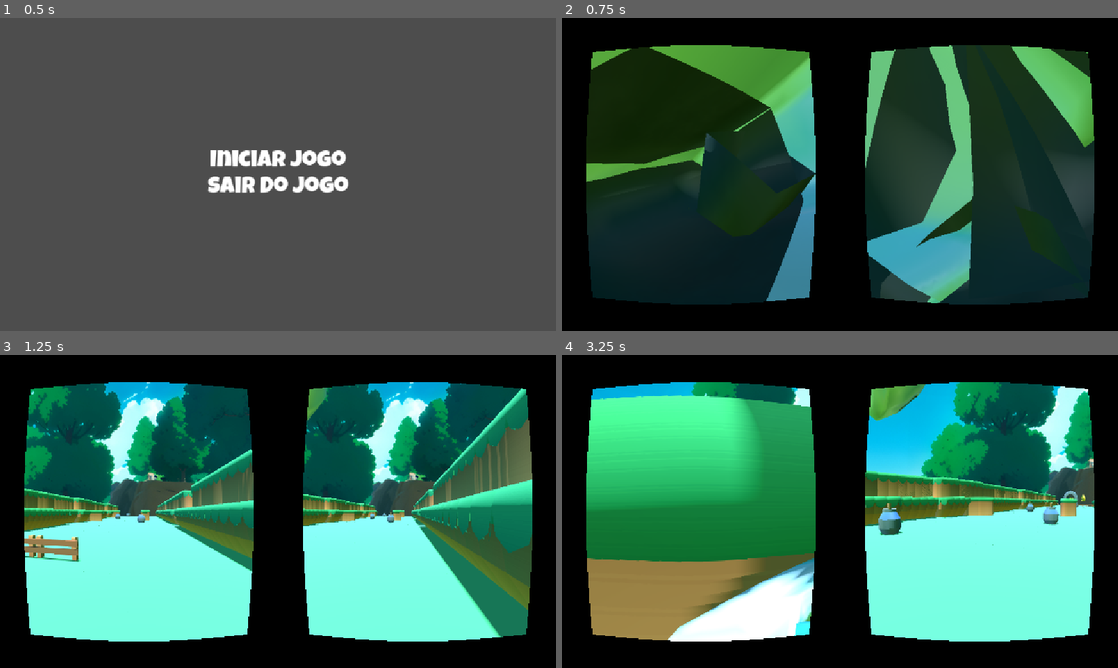
Above: before the commit, frames 1-4 (two rows, left to right).
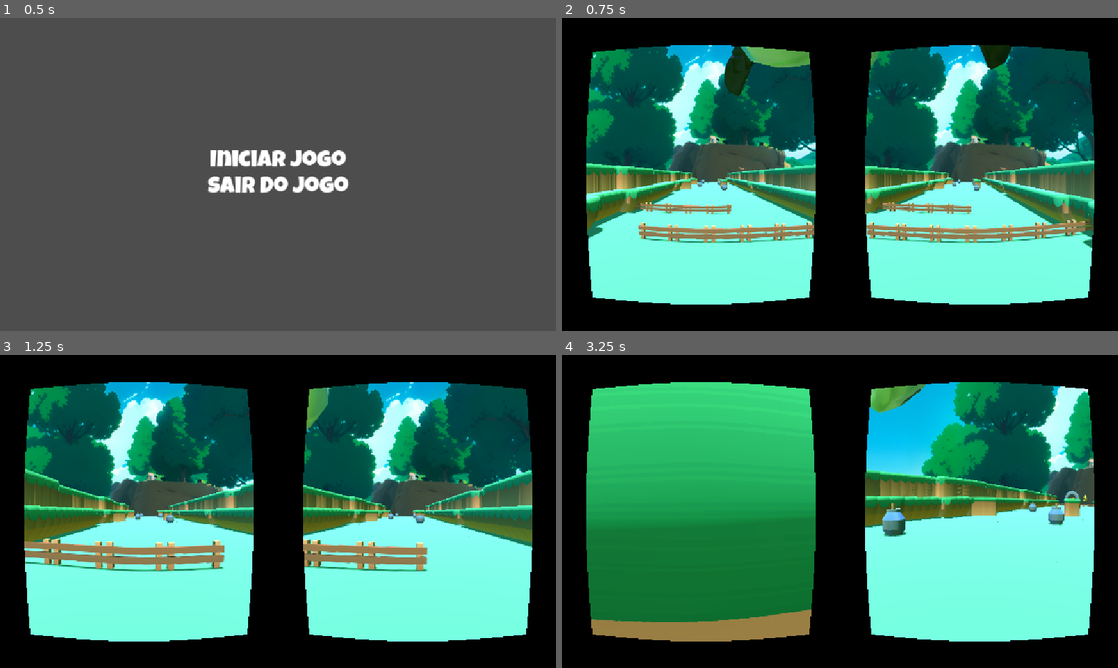
Above: after the commit, the same moments.

Repository: Atgammerkz2/runmfrun
Game: Godot game, scene res://prefab/mainMenu.tscn
Same seed, same stepped clock (60 frames per second), same inputs: the game is played once before the commit and once after it.
Inputs (mouse positions are in pixels of both pictures, inside the frame that each line leads up to):
- Up to frame 1 (0.5 s): no input
- Up to frame 2 (0.75 s): click "Iniciar Jogo" at 0.5 s
- Up to frame 3 (1.25 s): no input
- Up to frame 4 (3.25 s): move the mouse to (962, 495) at 1.27 s; hold D (move_right) 1.28-2.03 s; tap Space (jump) at 1.35, 1.52, 1.82, 2.27, 2.3, 2.57, 3.05 s; click (962, 495) at 1.42 s; move the mouse to (812, 511) at 2.02 s; hold W (move_forward) from 2.03 s (still down); tap K (camera_down) at 2.1 s; move the mouse to (851, 505) at 2.77 s; tap J (camera_left) at 2.85 s

Frame 1 is identical in both runs. In frame 2, 64% of the frame differs, in the area x 4-96%, y 8-92%; in frame 3, 20%; in frame 4, 24%.

Commit message:
Gestos funcionando no Android

Diff:
--- a/models/terrain_blocks/terrain_0.tscn
+++ b/models/terrain_blocks/terrain_0.tscn
@@ -6,6 +6,9 @@
 
 [sub_resource type="PlaneMesh" id="PlaneMesh_20r6s"]
 size = Vector2(10, 12)
+
+[sub_resource type="BoxShape3D" id="BoxShape3D_dn816"]
+size = Vector3(1, 1, 1.04395)
 
 [node name="terrain_0" type="MeshInstance3D"]
 mesh = SubResource("PlaneMesh_20r6s")
@@ -34,3 +37,17 @@
 
 [node name="coin5" parent="." instance=ExtResource("2_r07xj")]
 transform = Transform3D(1, 0, 0, 0, 1, 0, 0, 0, 1, 2.48783, 2.8079, -5.49398)
+
+[node name="Lateral1" type="StaticBody3D" parent="."]
+transform = Transform3D(1, 0, 0, 0, 1, 0, 0, 0, 1, -0.149308, 0, 0)
+
+[node name="CollisionShape3D" type="CollisionShape3D" parent="Lateral1"]
+transform = Transform3D(0.5, 0, 0, 0, 5, 0, 0, 0, 20, 4.11077, 3.55561, 3.33209)
+shape = SubResource("BoxShape3D_dn816")
+
+[node name="Lateral2" type="StaticBody3D" parent="."]
+transform = Transform3D(1, 0, 0, 0, 1, 0, 0, 0, 1, -8.09027, 0, 0)
+
+[node name="CollisionShape3D" type="CollisionShape3D" parent="Lateral2"]
+transform = Transform3D(0.5, 0, 0, 0, 5, 0, 0, 0, 20, 4.11077, 3.55561, 3.33209)
+shape = SubResource("BoxShape3D_dn816")
--- a/models/terrain_blocks/terrain_1.tscn
+++ b/models/terrain_blocks/terrain_1.tscn
@@ -1,10 +1,13 @@
-[gd_scene load_steps=4 format=3 uid="uid://b245kralgy0k8"]
+[gd_scene load_steps=5 format=3 uid="uid://b245kralgy0k8"]
 
 [ext_resource type="MeshLibrary" uid="uid://cqiuj7ymqwls8" path="res://mesh_library.tres" id="1_s7ucb"]
 [ext_resource type="PackedScene" uid="uid://btmik8ognggaj" path="res://prefab/coin.tscn" id="2_wqu8h"]
 
 [sub_resource type="PlaneMesh" id="PlaneMesh_20r6s"]
 size = Vector2(10, 12)
+
+[sub_resource type="BoxShape3D" id="BoxShape3D_oy0qq"]
+size = Vector3(1, 1, 1.04395)
 
 [node name="terrain_0" type="MeshInstance3D"]
 mesh = SubResource("PlaneMesh_20r6s")
@@ -35,3 +38,17 @@
 
 [node name="coin6" parent="." instance=ExtResource("2_wqu8h")]
 transform = Transform3D(1, 0, 0, 0, 1, 0, 0, 0, 1, 2.39589, 2.704, 3.13024)
+
+[node name="Lateral1" type="StaticBody3D" parent="."]
+transform = Transform3D(1, 0, 0, 0, 1, 0, 0, 0, 1, -0.149308, 0, 0)
+
+[node name="CollisionShape3D" type="CollisionShape3D" parent="Lateral1"]
+transform = Transform3D(0.5, 0, 0, 0, 5, 0, 0, 0, 15, 4.11077, 3.55561, 0.0589857)
+shape = SubResource("BoxShape3D_oy0qq")
+
+[node name="Lateral2" type="StaticBody3D" parent="."]
+transform = Transform3D(1, 0, 0, 0, 1, 0, 0, 0, 1, -8.09027, 0, 0)
+
+[node name="CollisionShape3D" type="CollisionShape3D" parent="Lateral2"]
+transform = Transform3D(0.5, 0, 0, 0, 5, 0, 0, 0, 15, 4.11077, 3.55561, 0.0528736)
+shape = SubResource("BoxShape3D_oy0qq")
--- a/models/terrain_blocks/terrain_2.tscn
+++ b/models/terrain_blocks/terrain_2.tscn
@@ -1,10 +1,13 @@
-[gd_scene load_steps=4 format=3 uid="uid://cvb328e726u34"]
+[gd_scene load_steps=5 format=3 uid="uid://cvb328e726u34"]
 
 [ext_resource type="MeshLibrary" uid="uid://cqiuj7ymqwls8" path="res://mesh_library.tres" id="1_28dmk"]
 [ext_resource type="PackedScene" uid="uid://bd3d0rgn2yult" path="res://models/assets/itens/bomb.tscn" id="2_pv7v4"]
 
 [sub_resource type="PlaneMesh" id="PlaneMesh_20r6s"]
 size = Vector2(10, 12)
+
+[sub_resource type="BoxShape3D" id="BoxShape3D_0tkcu"]
+size = Vector3(1, 1, 1.04395)
 
 [node name="terrain_0" type="MeshInstance3D"]
 mesh = SubResource("PlaneMesh_20r6s")
@@ -23,3 +26,17 @@
 
 [node name="bomb6" parent="." instance=ExtResource("2_pv7v4")]
 transform = Transform3D(2, 0, 0, 0, 2, 0, 0, 0, 2, -1.79324, 1.40826, -1.21207)
+
+[node name="Lateral1" type="StaticBody3D" parent="."]
+transform = Transform3D(1, 0, 0, 0, 1, 0, 0, 0, 1, -0.149308, 0, 0)
+
+[node name="CollisionShape3D" type="CollisionShape3D" parent="Lateral1"]
+transform = Transform3D(0.5, 0, 0, 0, 5, 0, 0, 0, 15, 4.11077, 3.55561, 0.0589857)
+shape = SubResource("BoxShape3D_0tkcu")
+
+[node name="Lateral2" type="StaticBody3D" parent="."]
+transform = Transform3D(1, 0, 0, 0, 1, 0, 0, 0, 1, -8.09027, 0, 0)
+
+[node name="CollisionShape3D" type="CollisionShape3D" parent="Lateral2"]
+transform = Transform3D(0.5, 0, 0, 0, 5, 0, 0, 0, 15, 4.11077, 3.55561, 0.0528736)
+shape = SubResource("BoxShape3D_0tkcu")
--- a/models/terrain_blocks/terrain_3.tscn
+++ b/models/terrain_blocks/terrain_3.tscn
@@ -6,6 +6,9 @@
 
 [sub_resource type="PlaneMesh" id="PlaneMesh_20r6s"]
 size = Vector2(10, 12)
+
+[sub_resource type="BoxShape3D" id="BoxShape3D_5ii08"]
+size = Vector3(1, 1, 1.04395)
 
 [node name="terrain_0" type="MeshInstance3D"]
 mesh = SubResource("PlaneMesh_20r6s")
@@ -30,3 +33,17 @@
 
 [node name="door-large-open2" parent="." instance=ExtResource("3_2c6op")]
 transform = Transform3D(2.5, 0, 0, 0, 2.5, 0, 0, 0, 2.5, 0, 1.5, 4.7)
+
+[node name="Lateral1" type="StaticBody3D" parent="."]
+transform = Transform3D(1, 0, 0, 0, 1, 0, 0, 0, 1, -0.149308, 0, 0)
+
+[node name="CollisionShape3D" type="CollisionShape3D" parent="Lateral1"]
+transform = Transform3D(0.5, 0, 0, 0, 5, 0, 0, 0, 15, 4.11077, 3.55561, 0.0589857)
+shape = SubResource("BoxShape3D_5ii08")
+
+[node name="Lateral2" type="StaticBody3D" parent="."]
+transform = Transform3D(1, 0, 0, 0, 1, 0, 0, 0, 1, -8.09027, 0, 0)
+
+[node name="CollisionShape3D" type="CollisionShape3D" parent="Lateral2"]
+transform = Transform3D(0.5, 0, 0, 0, 5, 0, 0, 0, 15, 4.11077, 3.55561, 0.0528736)
+shape = SubResource("BoxShape3D_5ii08")
--- a/models/terrain_blocks/terrain_4.tscn
+++ b/models/terrain_blocks/terrain_4.tscn
@@ -1,9 +1,12 @@
-[gd_scene load_steps=3 format=3 uid="uid://dpdetbjc5g56s"]
+[gd_scene load_steps=4 format=3 uid="uid://dpdetbjc5g56s"]
 
 [ext_resource type="MeshLibrary" uid="uid://cqiuj7ymqwls8" path="res://mesh_library.tres" id="1_kr0fj"]
 
 [sub_resource type="PlaneMesh" id="PlaneMesh_20r6s"]
 size = Vector2(10, 12)
+
+[sub_resource type="BoxShape3D" id="BoxShape3D_5jhra"]
+size = Vector3(1, 1, 1.04395)
 
 [node name="terrain_0" type="MeshInstance3D"]
 mesh = SubResource("PlaneMesh_20r6s")
@@ -16,3 +19,17 @@
 "cells": PackedInt32Array(0, 9, 0, 1, 9, 0, 2, 9, 0, 3, 9, 0, 4, 9, 0, 0, 8, 0, 1, 8, 0, 2, 8, 0, 3, 8, 0, 3, 7, 0, 4,  …(6164 unchanged characters)…
 }
 metadata/_editor_floor_ = Vector3(0, 2, 0)
+
+[node name="Lateral1" type="StaticBody3D" parent="."]
+transform = Transform3D(1, 0, 0, 0, 1, 0, 0, 0, 1, -0.149308, 0, 0)
+
+[node name="CollisionShape3D" type="CollisionShape3D" parent="Lateral1"]
+transform = Transform3D(0.5, 0, 0, 0, 5, 0, 0, 0, 15, 4.11077, 3.55561, 0.0589857)
+shape = SubResource("BoxShape3D_5jhra")
+
+[node name="Lateral2" type="StaticBody3D" parent="."]
+transform = Transform3D(1, 0, 0, 0, 1, 0, 0, 0, 1, -8.09027, 0, 0)
+
+[node name="CollisionShape3D" type="CollisionShape3D" parent="Lateral2"]
+transform = Transform3D(0.5, 0, 0, 0, 5, 0, 0, 0, 15, 4.11077, 3.55561, 0.0528736)
+shape = SubResource("BoxShape3D_5jhra")
--- a/script/player.gd
+++ b/script/player.gd
@@ -1,74 +1,100 @@
 extends CharacterBody3D
 
-const SPEED = 5.0
+# --- Velocidade constante para frente ---
+const FORWARD_SPEED = 0.5
 const JUMP_VELOCITY = 10.0
-const GYRO_SENSITIVITY = 0.1
+
+# --- Variáveis para Gestos ---
+const JUMP_GESTURE_THRESHOLD = 15.0
+const SWIPE_GESTURE_THRESHOLD = 1.0
+var can_jump_gesture = true
+var can_swipe_gesture = true
+
+# --- Variáveis para o sistema de 5 Pistas ---
+const LANE_WIDTH = 2.0  # Distância entre cada pista
+const LANE_CHANGE_SPEED = 12.0 # Velocidade da troca de pista.
+var current_lane = 2
+var target_x_position = 0.0
+# --------------------------------------------------------
 
 @onready var animator = get_node("gdbot/AnimationPlayer") as AnimationPlayer
 @onready var coins_container: HBoxContainer = $"../HUD/coins_container"
 var coins := 0
 var is_dead := false
 
-var _gravity_vector = Vector3.ZERO
-var _tilt_threshold = 0.3
-
-#@export var view : Node3D
 var gravity = 0
-var movement_velocity: Vector3
-var rotation_direction: float
 
 func _ready():
 	Input.set_use_accumulated_input(true)
+	$JumpGestureCooldown.connect("timeout", _on_JumpGestureCooldown_timeout)
+	$SwipeGestureCooldown.connect("timeout", _on_SwipeGestureCooldown_timeout)
 
-func detectarMovimento(delta: float) -> void:
-	var accel = Input.get_accelerometer()
-	var tilt = accel.x / 9.81  # Normaliza pela gravidade terrestre
+func detectar_gestos():
+	# Gesto de Pulo
+	var acceleration_y = Input.get_accelerometer().y
+	if is_on_floor() and can_jump_gesture and acceleration_y > JUMP_GESTURE_THRESHOLD:
+		gravity = -JUMP_VELOCITY
+		can_jump_gesture = false
+		$JumpGestureCooldown.start()
 
-	# Filtro para suavizar
-	tilt = lerp(movement_velocity.x / SPEED, tilt, delta * 10)
+	# Gesto de Movimento Lateral
+	var gyroscope_y = Input.get_gyroscope().y
+	if can_swipe_gesture:
+		var swipe_direction = 0
+		if gyroscope_y > SWIPE_GESTURE_THRESHOLD:
+			swipe_direction = -1 # Direita
+			can_swipe_gesture = false
+			$SwipeGestureCooldown.start()
+		elif gyroscope_y < -SWIPE_GESTURE_THRESHOLD:
+			swipe_direction = 1 # Esquerda
+			can_swipe_gesture = false
+			$SwipeGestureCooldown.start()
 
-	# Aplica movimento
-	movement_velocity.x = tilt * SPEED
+		if swipe_direction != 0:
+			current_lane += swipe_direction
+			current_lane = clamp(current_lane, 0, 4) # Garante que a pista fique entre 0 e 4
+
+# Input de teclado também muda a PISTA alvo.
+func handle_input():
+	if Input.is_action_just_pressed("move_right"):
+		current_lane += 1
+	if Input.is_action_just_pressed("move_left"):
+		current_lane -= 1
+
+	# Garante que a pista fique sempre entre 0 e 4.
+	current_lane = clamp(current_lane, 0, 4)
+
 
 func _physics_process(delta: float) -> void:
-	detectarMovimento(delta)
-	handle_input(delta)
+	detectar_gestos()
+	handle_input()
+
 	apply_gravity(delta)
-	jump(delta)
-	handle_animations()
+	jump()
 
-	# Combina todas as velocidades
-	var applied_velocity = Vector3.ZERO
-	applied_velocity += movement_velocity
-	applied_velocity.y = -gravity
+	# Define a posição X alvo com base na pista atual
+	# Pista 2 (Centro) = 0. Pistas à esquerda são negativas, à direita são positivas.
+	target_x_position = (current_lane - 2) * LANE_WIDTH
 
-	velocity = applied_velocity
+	# Move suavemente a posição X atual para a posição alvo
+	position.x = lerp(position.x, target_x_position, delta * LANE_CHANGE_SPEED)
+
+	# Define a velocidade para frente e a gravidade
+	var applied_velocity = Vector3(0, -gravity, -FORWARD_SPEED)
+	set_velocity(applied_velocity)
 	move_and_slide()
 
-	#if Vector2(velocity.z, velocity.x).length() > 0:
-	#	rotation_direction = Vector2(velocity.z, velocity.x).angle()
-	#rotation.y = lerp_angle(rotation.y, rotation_direction, delta * 10)
-
-func handle_input(delta):
-	var input := Vector3.ZERO
-	input.x = Input.get_axis("move_left", "move_right") * 2
-	#input.z = Input.get_axis("move_forward", "move_backward")
-	#input = input.rotated(Vector3.UP, rotation.y).normalized()
-
-	velocity = input * SPEED * delta
+	handle_animations()
 
 func handle_animations():
 	if not is_dead:
 		if is_on_floor():
-		#if abs(velocity.x) > 1 or abs(velocity.z) > 1:
-			#animator.play("run", 0.3)
-		#else:
 			animator.play("run", 0.3)
 		else:
-			animator.play("jump", 0.3)
-
-		if not is_on_floor() and gravity > 2:
-			animator.play("fall", 0.3)
+			if velocity.y > 0: # Subindo
+				animator.play("jump", 0.3)
+			else: # Caindo
+				animator.play("fall", 0.3)
 	else:
 		get_parent().get_node("GameOver").visible = true
 		get_tree().paused = true
@@ -77,7 +103,7 @@
 	if not is_on_floor():
 		gravity += 25 * delta
 
-func jump(delta):
+func jump():
 	if Input.is_action_just_pressed("jump") and is_on_floor():
 		gravity = -JUMP_VELOCITY
 
@@ -87,3 +113,9 @@
 func collect_coins():
 	coins += 1
 	coins_container.update_coin(coins)
+
+func _on_JumpGestureCooldown_timeout():
+	can_jump_gesture = true
+
+func _on_SwipeGestureCooldown_timeout():
+	can_swipe_gesture = true
--- a/world.tscn
+++ b/world.tscn
@@ -143,6 +143,12 @@
 EyesSeparation = 0.5
 metadata/_custom_type_script = "uid://s5ugrpk4rfw4"
 
+[node name="JumpGestureCooldown" type="Timer" parent="Player"]
+wait_time = 0.7
+
+[node name="SwipeGestureCooldown" type="Timer" parent="Player"]
+wait_time = 0.7
+
 [node name="TerrainController" parent="." instance=ExtResource("4_taniw")]
 terrain_block_scenes = Array[PackedScene]([ExtResource("9_yu1oe"), ExtResource("7_bf68j"), ExtResource("8_og6mr"), ExtResource("9_wllgb"), ExtResource("10_ee0ap")])
 
Not shown: 1 places in models/terrain_blocks/terrain_0.tscn that only renumber resources
Not shown: 1 places in models/terrain_blocks/terrain_3.tscn that only renumber resources
Not shown, changed: RunMFRun.apk
Not shown, changed: RunMFRun.apk.idsig
